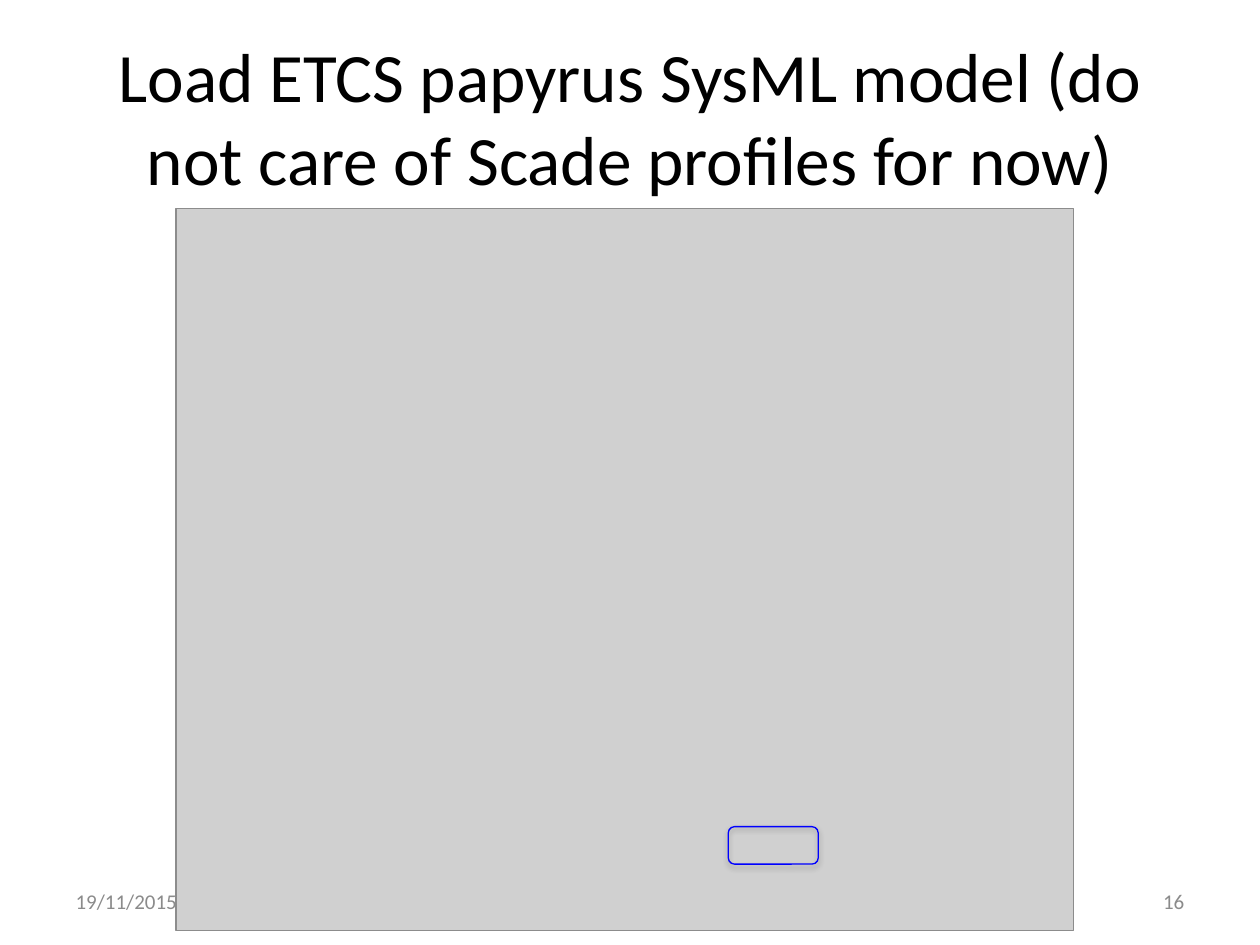
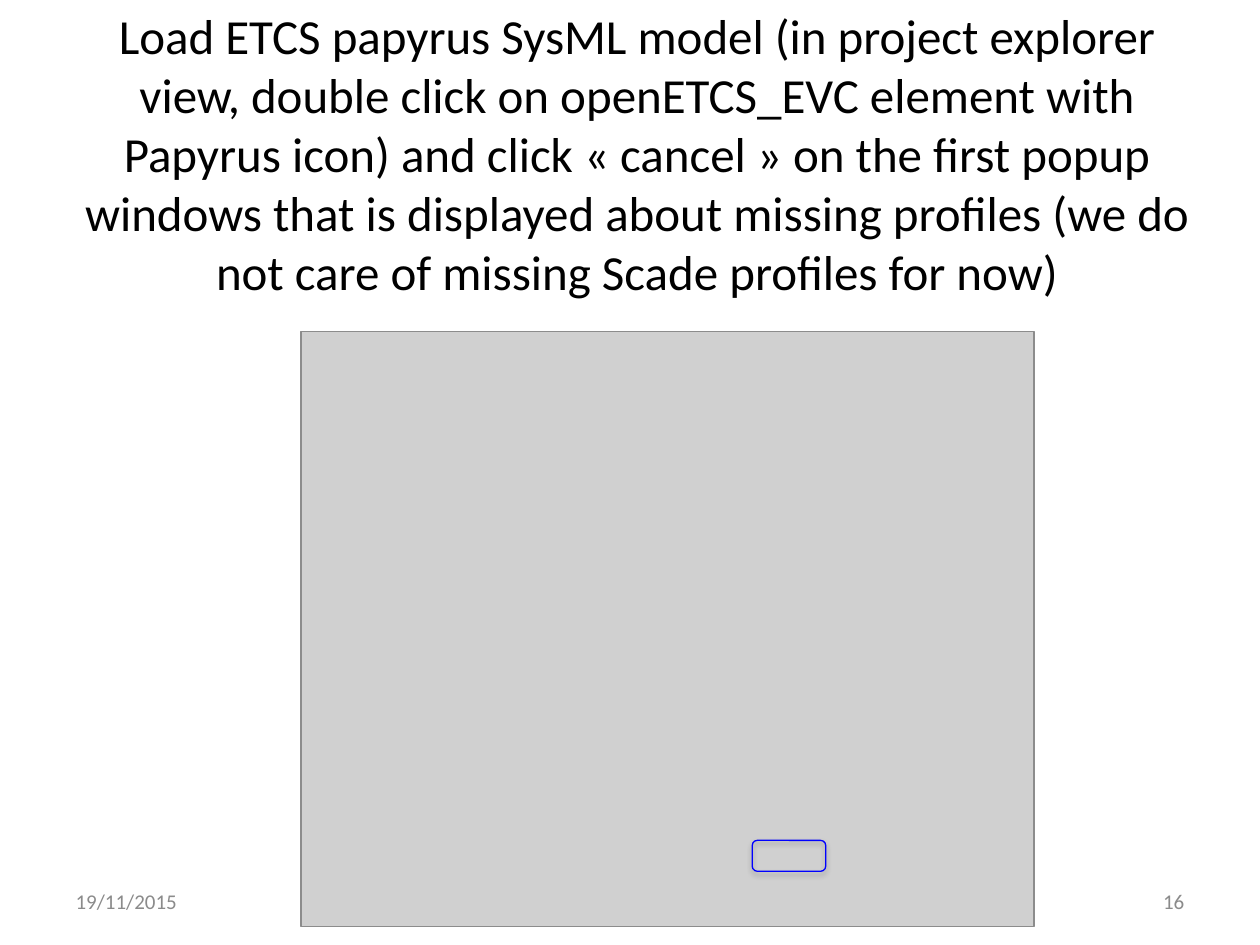
Before and after one commit to openETCS/toolchain, a slide deck: slide 16 of T7.3/TraceabilityArchitecture/reqCycleUse/ReqCyclePossibleUseForArchitectureVerification-V2.pptx. Drawn at 1260x945 pixels with LibreOffice and Linux fonts; fonts in the diff are those of the drawing; grey boxes stand for pictures. Boxes give left, top, right and bottom in pixels: in the first picture for what was removed or moved away, otherwise in the second. Text is boxed around its words. In the diff, an @@ line names an element or a change of style, - is before the commit and + after.

Commit message:
updated figures and detailed explanations after feedback from Jan

```diff
--- a/T7.3/TraceabilityArchitecture/reqCycleUse/ReqCyclePossibleUseForArchitectureVerification-V2.pptx
+++ b/T7.3/TraceabilityArchitecture/reqCycleUse/ReqCyclePossibleUseForArchitectureVerification-V2.pptx
@@ title at (85,18,1189,299): text changed; size 39.6 to 28 pt @@
-Load ETCS papyrus SysML model (do not care of Scade profiles for now)
+Load ETCS papyrus SysML model (in project explorer view, double click on openETCS_EVC element with Papyrus icon) and click « cancel » on the first popup windows that is displayed about missing profiles (we do not care of missing Scade profiles for now)
@@ picture: place and size @@
-picture at (176,209,1074,931)
+picture at (301,331,1034,926)
@@ rounded rectangle: place and size @@
-rounded rectangle at (728,827,818,864)
+rounded rectangle at (752,840,825,872)
```
Also in this commit, not shown: 2 other slides changed.
